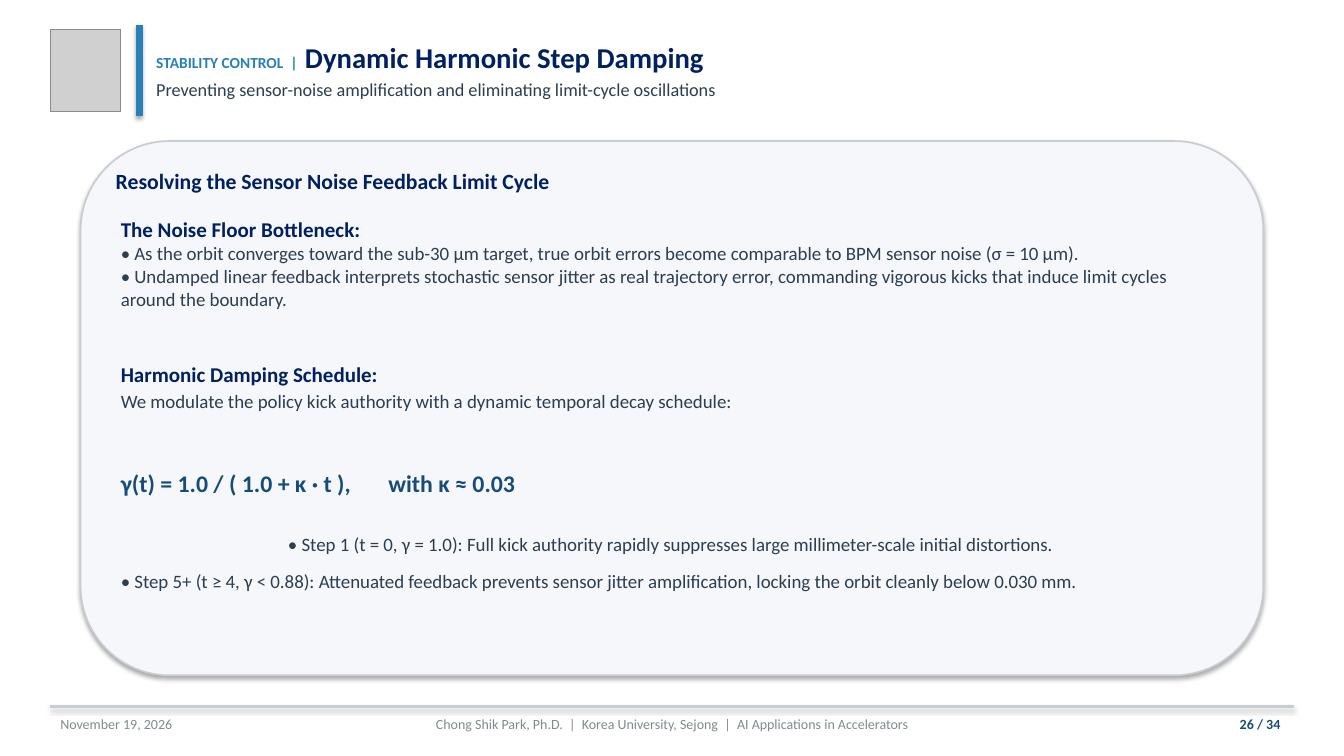
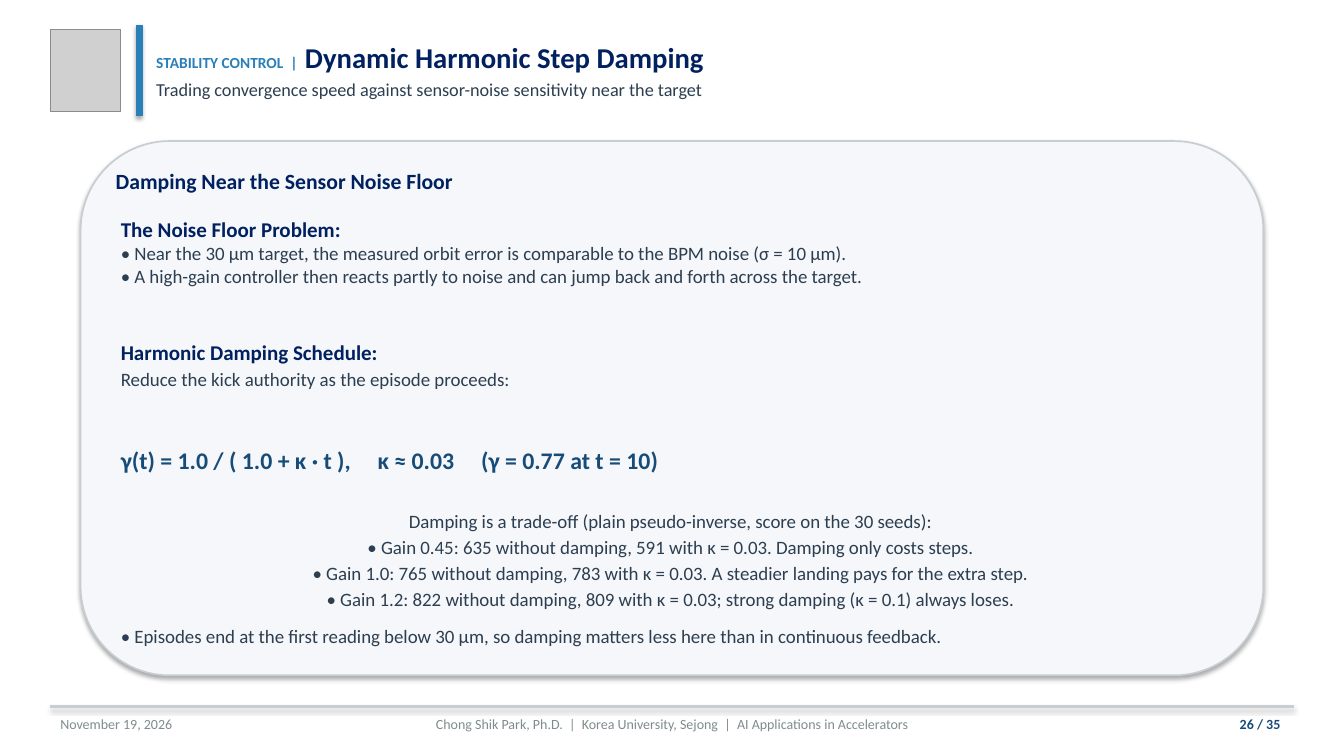
Before and after one commit to cspark7701/ai4acc-mini-hackathon, a slide deck: slide 26 of presentations/Lecture_1_AI_ML_Foundations_and_Control_Slides.pptx. Drawn at 1344x756 pixels with LibreOffice and Linux fonts; fonts in the diff are those of the drawing; grey boxes stand for pictures. Boxes give left, top, right and bottom in pixels: in the first picture for what was removed or moved away, otherwise in the second. Text is boxed around its words. In the diff, an @@ line names an element or a change of style, - is before the commit and + after.

```diff
--- a/presentations/Lecture_1_AI_ML_Foundations_and_Control_Slides.pptx
+++ b/presentations/Lecture_1_AI_ML_Foundations_and_Control_Slides.pptx
@@ text at (156,83,702,99): text changed @@
-Preventing sensor-noise amplification and eliminating limit-cycle oscillations
+Trading convergence speed against sensor-noise sensitivity near the target
@@ text at (116,173,452,193): text changed @@
-Resolving the Sensor Noise Feedback Limit Cycle
+Damping Near the Sensor Noise Floor
@@ text at (121,222,1028,647): text changed @@
-The Noise Floor Bottleneck:
-• As the orbit converges toward the sub-30 μm target, true orbit errors become comparable to BPM sensor noise (σ = 10 μm).
-• Undamped linear feedback interprets stochastic sensor jitter as real trajectory error, commanding vigorous kicks that induce limit cycles around the boundary.
-Harmonic Damping Schedule:
-We modulate the policy kick authority with a dynamic temporal decay schedule:
-γ(t) = 1.0 / ( 1.0 + κ · t ), with κ ≈ 0.03
-• Step 1 (t = 0, γ = 1.0): Full kick authority rapidly suppresses large millimeter-scale initial distortions.
-• Step 5+ (t ≥ 4, γ < 0.88): Attenuated feedback prevents sensor jitter amplification, locking the orbit cleanly below 0.030 mm.
+The Noise Floor Problem:
+• Near the 30 μm target, the measured orbit error is comparable to the BPM noise (σ = 10 μm).
+• A high-gain controller then reacts partly to noise and can jump back and forth across the target.
+Harmonic Damping Schedule:
+Reduce the kick authority as the episode proceeds:
+γ(t) = 1.0 / ( 1.0 + κ · t ), κ ≈ 0.03 (γ = 0.77 at t = 10)
+Damping is a trade-off (plain pseudo-inverse, score on the 30 seeds):
+• Gain 0.45: 635 without damping, 591 with κ = 0.03. Damping only costs steps.
+• Gain 1.0: 765 without damping, 783 with κ = 0.03. A steadier landing pays for the extra step.
+• Gain 1.2: 822 without damping, 809 with κ = 0.03; strong damping (κ = 0.1) always loses.
+• Episodes end at the first reading below 30 μm, so damping matters less here than in continuous feedback.
@@ text at (1240,719,1280,729): text changed @@
-26 / 34
+26 / 35
```
Also in this commit, not shown: 34 other slides changed, 6 other files.
